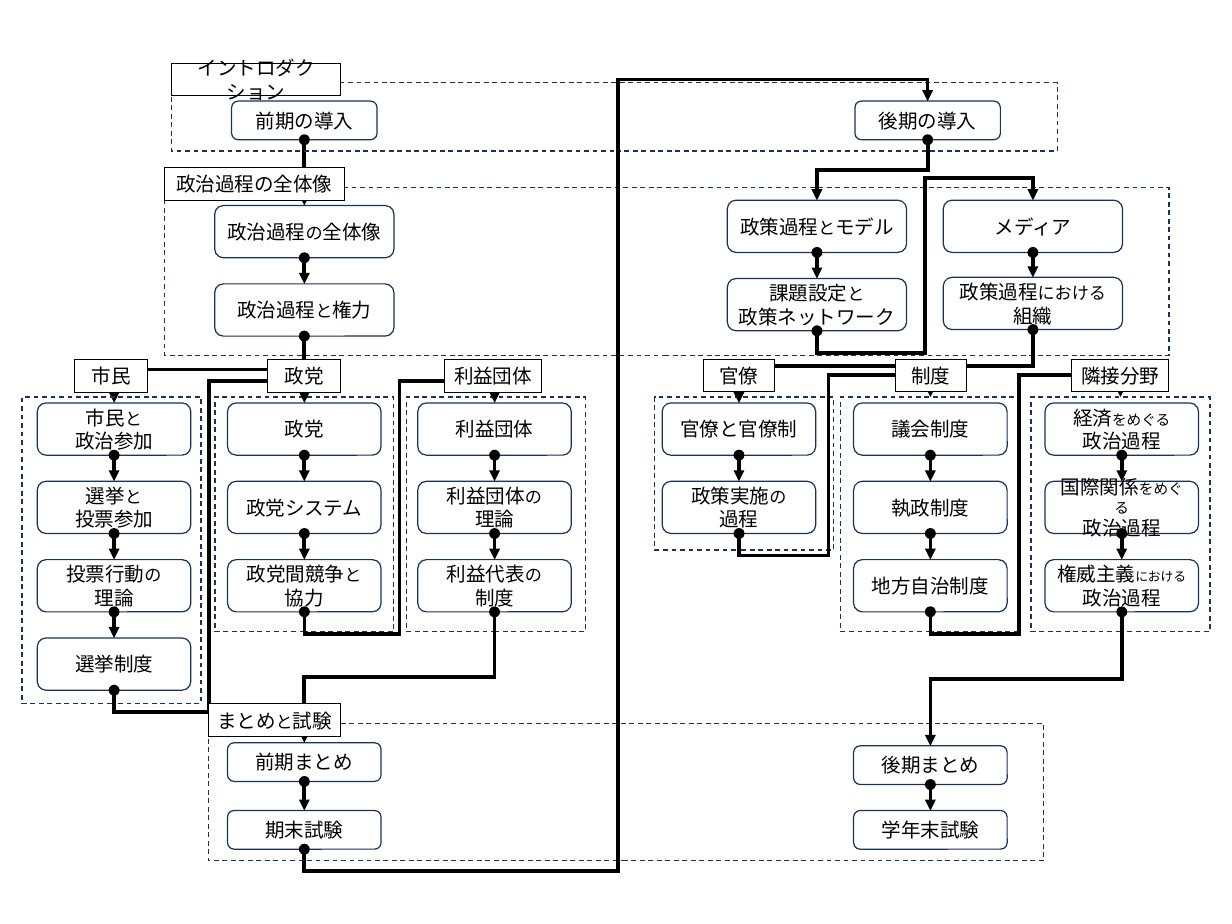
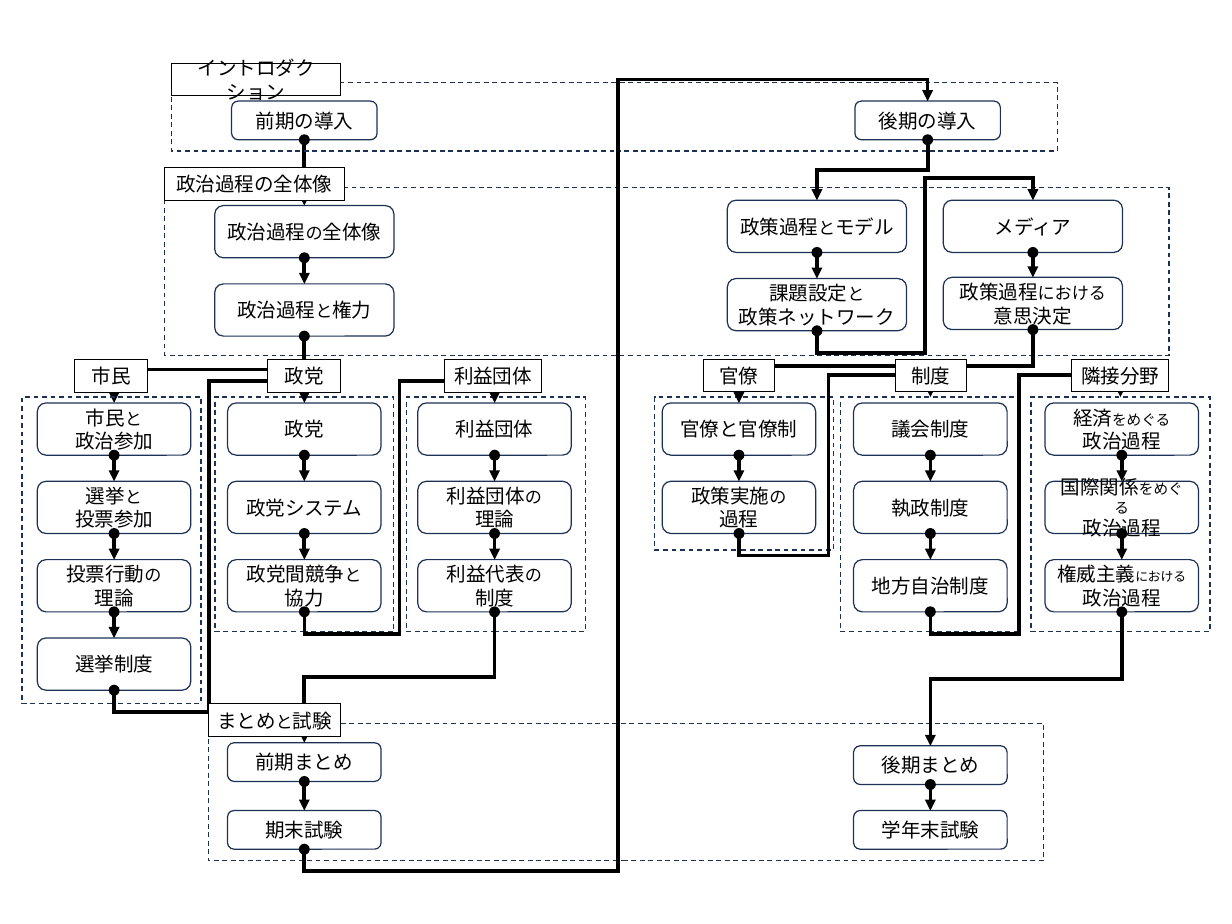
Before and after one commit to junpei-suzuki/PP-2026-Komazawa, a slide deck: slide 1 of figs/DIYfigures_pp.pptx. Drawn at 1232x924 pixels with LibreOffice and Linux fonts; fonts in the diff are those of the drawing. Boxes give left, top, right and bottom in pixels: in the first picture for what was removed or moved away, otherwise in the second. Text is boxed around its words. In the diff, an @@ line names an element or a change of style, - is before the commit and + after.

```diff
--- a/figs/DIYfigures_pp.pptx
+++ b/figs/DIYfigures_pp.pptx
@@ text in rounded rectangle at box(960, 282, 1107, 328): text changed @@
-政策過程における組織
+政策過程における意思決定
```
Also in this commit, not shown: 16 other files.
